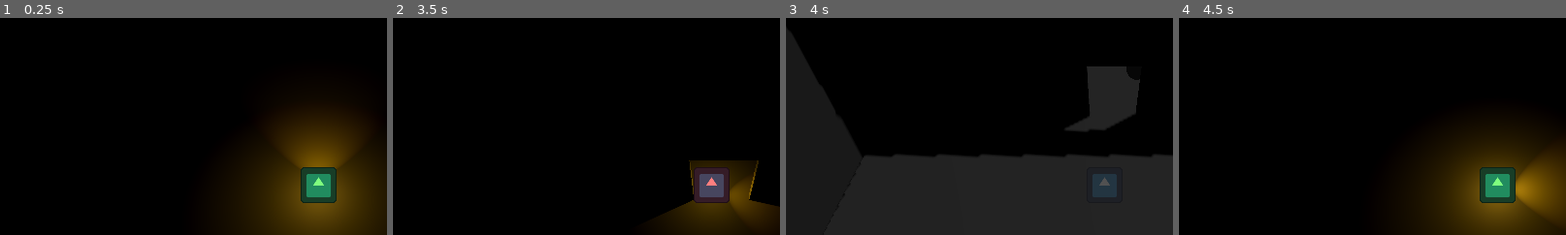
Above: before the commit, frames 1-4 (left to right).
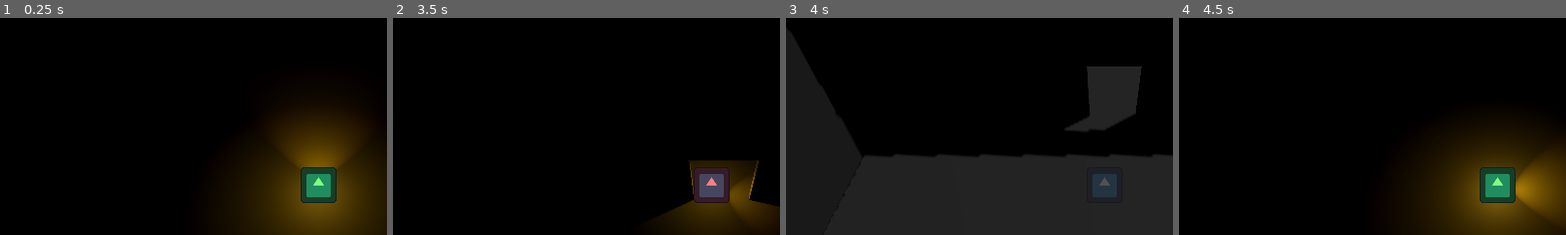
Above: after the commit, the same moments.

Repository: Rusty-Rat-Studios/dead-living-and-dying
Game: Godot game, scene res://game.tscn
Two runs of this game, one before a commit and one after it. Both use one fixed random seed, a clock stepped at 60 frames per second and the inputs below. The engine's default icon, where the game draws it, is replaced by a stand-in: a white triangle on a blue panel in a dark square.
Inputs (mouse positions are % of the whole screen's width and height, from its top left):
- Up to frame 1 (0.25 s): no input
- Up to frame 2 (3.5 s): tap Enter at 0.5, 2.75 s; move the mouse to (45, 70) at 0.52 s; hold Up (ui_up) 0.53-2.03 s; tap Tab every 0.75 s from 0.6 to 2.85 s; tap Space at 1.25 s; move the mouse to (80, 65) at 1.27 s; move the mouse to (20, 35) at 2.02 s; hold Left (ui_left) from 2.03 s (still down); move the mouse to (55, 50) at 2.77 s
- Up to frame 3 (4 s): tap Space at 3.5 s; move the mouse to (35, 25) at 3.52 s; release Left (ui_left) at 3.53 s; hold Down (ui_down) from 3.53 s (still down); tap Tab at 3.6 s
- Up to frame 4 (4.5 s): move the mouse to (72, 45) at 4.27 s; release Down (ui_down) at 4.28 s; hold Right (ui_right) from 4.28 s (still down); tap Tab at 4.35 s
The pictures show only the part of the screen within x 9-59%, y 12-61%; the shares and areas given below are measured in that part.

Frames 1-2 are identical in both runs. In frame 3, 0.2% of the frame differs, in the area x 87-92%, y 22-29%; in frame 4, nothing differs.
Error before the commit: Invalid access to property or key 'body_entered' on a base object of type 'null instance'. (res://ghost/ghost.gd:21)

Commit message:
Add player detection to ghost room and update state logic accordingly

Diff:
--- a/base_classes/signal_bus.gd
+++ b/base_classes/signal_bus.gd
@@ -3,3 +3,9 @@
 # signal for communicating player state to all interested nodes
 # e.g. Game node making universal changes (e.g. lighting) based on player state
 signal player_state_changed(state_name: String)
+
+# signal for communicating player entering and leaving a room
+# passes the room instance which ghosts can match against their
+# current_room variable
+signal player_entered_room(room: Node3D)
+signal player_exited_room(room: Node3D)
--- a/game.tscn
+++ b/game.tscn
@@ -8,8 +8,12 @@
 [ext_resource type="Script" path="res://player/state_dying.gd" id="8_isvo6"]
 [ext_resource type="PackedScene" uid="uid://yihpxsaeuqdi" path="res://ghost/ghost.tscn" id="9_t4a6d"]
 [ext_resource type="PackedScene" uid="uid://b3nn5u3a5o85j" path="res://map/floor.tscn" id="10_44xgk"]
+[ext_resource type="Script" path="res://map/room.gd" id="10_uwref"]
 [ext_resource type="PackedScene" uid="uid://cexvn2mosncly" path="res://map/wall_with_door.tscn" id="11_odxui"]
 [ext_resource type="PackedScene" uid="uid://bson3umirpot2" path="res://map/wall_without_door.tscn" id="12_5tnol"]
+
+[sub_resource type="BoxShape3D" id="BoxShape3D_omeqo"]
+size = Vector3(20, 5, 20)
 
 [node name="Game" type="Node3D"]
 script = ExtResource("1_77rk7")
@@ -65,6 +69,7 @@
 
 [node name="RoomCenter" type="Node3D" parent="World"]
 transform = Transform3D(1, 0, 0, 0, 1, 0, 0, 0, 1, 0, 0, -20)
+script = ExtResource("10_uwref")
 
 [node name="Floor" parent="World/RoomCenter" instance=ExtResource("10_44xgk")]
 
@@ -82,6 +87,14 @@
 
 [node name="Ghost" parent="World/RoomCenter" instance=ExtResource("9_t4a6d")]
 transform = Transform3D(1, 0, 0, 0, 1, 0, 0, 0, 1, 0, 1, 0)
+
+[node name="PlayerDetector" type="Area3D" parent="World/RoomCenter"]
+collision_layer = 0
+collision_mask = 2
+monitorable = false
+
+[node name="CollisionShape3D" type="CollisionShape3D" parent="World/RoomCenter/PlayerDetector"]
+shape = SubResource("BoxShape3D_omeqo")
 
 [node name="RoomLeft" type="Node3D" parent="World"]
 transform = Transform3D(1, 0, 0, 0, 1, 0, 0, 0, 1, -20, 0, -20)
--- a/ghost/ghost.gd
+++ b/ghost/ghost.gd
@@ -1,7 +1,5 @@
 class_name Ghost
 extends CharacterBody3D
-
-signal player_in_room
 
 var movement_boundaries: Rect2
 
@@ -17,8 +15,6 @@
 	# Initialize state machine
 	# pass reference of the ghost to the states
 	state_machine.init(self)
-
-	$PlayerDetector.body_entered.connect(_on_player_entered_room)
 
 
 func _physics_process(delta: float) -> void:
@@ -41,10 +37,3 @@
 	else:
 		velocity = direction * speed
 		move_and_slide()
-
-
-func _on_player_entered_room(body: Node3D) -> void:
-	if body == PlayerHandler.get_player():
-		emit_signal("player_in_room")
-		pass
-	pass
--- a/ghost/state_attacking.gd
+++ b/ghost/state_attacking.gd
@@ -1,6 +1,10 @@
 extends GhostState
 
 @onready var player: Player = PlayerHandler.get_player()
+
+func _ready() -> void:
+	SignalBus.player_exited_room.connect(_on_player_exited_room)
+
 
 func enter() -> void:
 	super()
@@ -12,3 +16,8 @@
 	parent.move_to_target(delta)
 
 	return null # remain in attacking state
+
+
+func _on_player_exited_room(room: Node3D) -> void:
+	if room == parent.current_room:
+		parent.state_machine.change_state(state_waiting)
--- a/ghost/state_waiting.gd
+++ b/ghost/state_waiting.gd
@@ -7,6 +7,9 @@
 
 @onready var is_paused: bool = false
 @onready var rng: RandomNumberGenerator = RandomNumberGenerator.new() # generating wait time and target positions
+
+func _ready() -> void:
+	SignalBus.player_entered_room.connect(_on_player_entered_room)
 
 
 func enter() -> void:
@@ -64,3 +67,8 @@
 	await get_tree().create_timer(randf_range(PAUSE_DURATION_MIN, PAUSE_DURATION_MAX)).timeout
 	is_paused = false
 	set_random_target()
+
+
+func _on_player_entered_room(room: Node3D) -> void:
+	if room == parent.current_room and PlayerHandler.get_player_state() == "Dead":
+		parent.state_machine.change_state(state_attacking)
--- /dev/null
+++ b/map/room.gd
@@ -0,0 +1,20 @@
+extends Node3D
+
+# Called when the node enters the scene tree for the first time.
+func _ready() -> void:
+	$PlayerDetector.body_entered.connect(_on_player_entered_room)
+	$PlayerDetector.body_exited.connect(_on_player_exited_room)
+
+
+func _on_player_entered_room(body: Node3D) -> void:
+	if body == PlayerHandler.get_player():
+		SignalBus.emit_signal("player_entered_room", self)
+		# DEBUG
+		print("player entered room: ", self)
+
+
+func _on_player_exited_room(body: Node3D) -> void:
+	if body == PlayerHandler.get_player():
+		SignalBus.emit_signal("player_exited_room", self)
+		# DEBUG
+		print("player exited room: ", self)
--- a/player_handler.gd
+++ b/player_handler.gd
@@ -6,3 +6,8 @@
 # globally access to Player node
 func get_player() -> Player:
 	return player
+
+
+# globally access player state
+func get_player_state() -> String:
+	return get_node("/root/Game/StateMachine").current_state.name
Not shown: 1 places in game.tscn that only renumber resources
